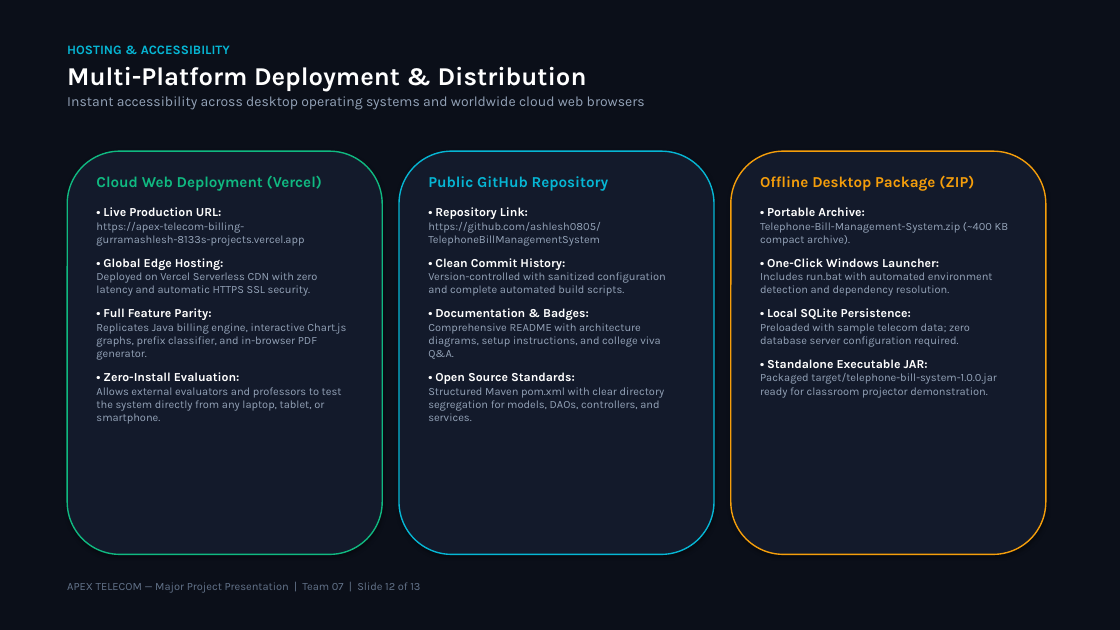
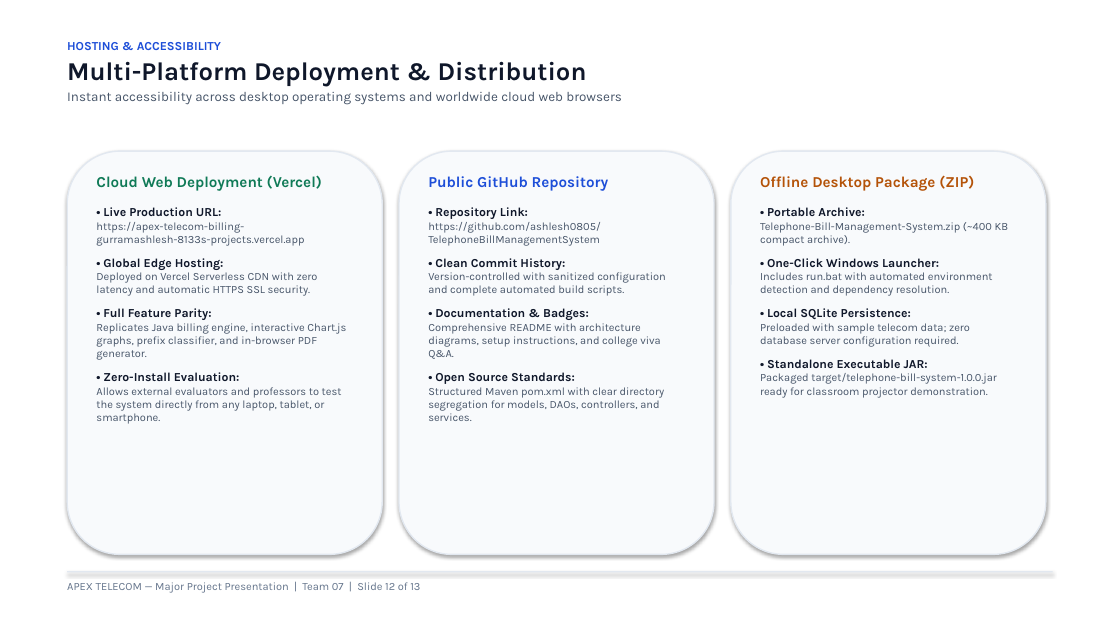
Before and after one commit to ashlesh0805/TelephoneBillManagementSystem, a slide deck: slide 12 of Telephone_Bill_Management_System_Team07.pptx. Drawn at 1120x630 pixels with LibreOffice and Linux fonts; fonts in the diff are those of the drawing. Boxes give left, top, right and bottom in pixels: in the first picture for what was removed or moved away, otherwise in the second. Text is boxed around its words. In the diff, an @@ line names an element or a change of style, - is before the commit and + after.

Commit message:
docs: style presentation deck with clean white theme and decent professional colors

```diff
--- a/Telephone_Bill_Management_System_Team07.pptx
+++ b/Telephone_Bill_Management_System_Team07.pptx
@@ rectangle at (x1=0, y1=0, x2=1120, y2=630): fill #0B0F19 to #FFFFFF @@
@@ text "HOSTING & ACCESSIBILITY" at (x1=67, y1=42, x2=622, y2=105): size 11 to 10.5 pt, text colour #06B6D4 to #1D4ED8 in "HOSTING & ACCESSIBILITY"; text colour #FFFFFF to #0F172A in "Multi-Platform Deployment & Distribution"; size 12 to 11.5 pt, text colour #94A3B8 to #475569 in "Instant accessibility across desktop operating systems and ..." @@
@@ rounded rectangle at (x1=67, y1=151, x2=382, y2=555): fill #131A2B to #F8FAFC; outline #10B981 1.2 pt to #E2E8F0 1.2 pt @@
@@ text "Cloud Web Deployment (Vercel)" at (x1=96, y1=175, x2=346, y2=424): text colour #10B981 to #107A57 in "Cloud Web Deployment (Vercel)"; text colour #FFFFFF to #0F172A in "• Live Production URL:", "• Global Edge Hosting:", "• Full Feature Parity:", "• Zero-Install Evaluation:"; text colour #94A3B8 to #475569 in "https://apex-telecom-billing-gurramashlesh-8133s-projects.ve ...", "Deployed on Vercel Serverless CDN with zero ...", "Replicates Java billing engine, interactive Chart.js graphs, ...", "Allows external evaluators and professors to test ..." @@
@@ rounded rectangle at (x1=399, y1=151, x2=714, y2=555): fill #131A2B to #F8FAFC; outline #06B6D4 1.2 pt to #E2E8F0 1.2 pt @@
@@ text "Public GitHub Repository" at (x1=428, y1=176, x2=666, y2=421): text colour #06B6D4 to #1D4ED8 in "Public GitHub Repository"; text colour #FFFFFF to #0F172A in "• Repository Link:", "• Clean Commit History:", "• Documentation & Badges:", "• Open Source Standards:"; text colour #94A3B8 to #475569 in "https://github.com/ashlesh0805/TelephoneBillManagementSystem", "Version-controlled with sanitized configuration and complete ...", "Comprehensive README with architecture diagrams, setup instr ...", "Structured Maven pom.xml with clear directory segregation ..." @@
@@ rounded rectangle at (x1=731, y1=151, x2=1046, y2=555): fill #131A2B to #F8FAFC; outline #F59E0B 1.2 pt to #E2E8F0 1.2 pt @@
@@ text "Offline Desktop Package (ZIP)" at (x1=760, y1=175, x2=1009, y2=398): text colour #F59E0B to #B45309 in "Offline Desktop Package (ZIP)"; text colour #FFFFFF to #0F172A in "• Portable Archive:", "• One-Click Windows Launcher:", "• Local SQLite Persistence:", "• Standalone Executable JAR:"; text colour #94A3B8 to #475569 in "Telephone-Bill-Management-System.zip (~400 KB compact archiv ...", "Includes run.bat with automated environment detection and ...", "Preloaded with sample telecom data; zero database ...", "Packaged target/telephone-bill-system-1.0.0.jar ready for cl ..." @@
@@ rectangle added at (x1=67, y1=571, x2=1053, y2=572), fill #E2E8F0 @@
```
Also in this commit, not shown: 12 other slides changed, 3 other files.
